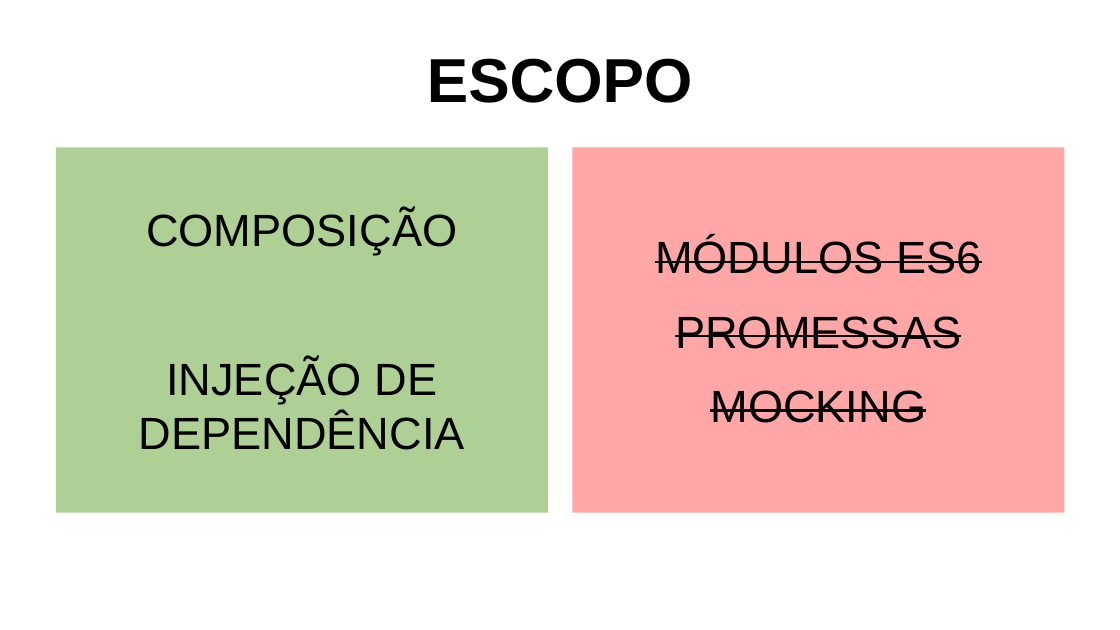
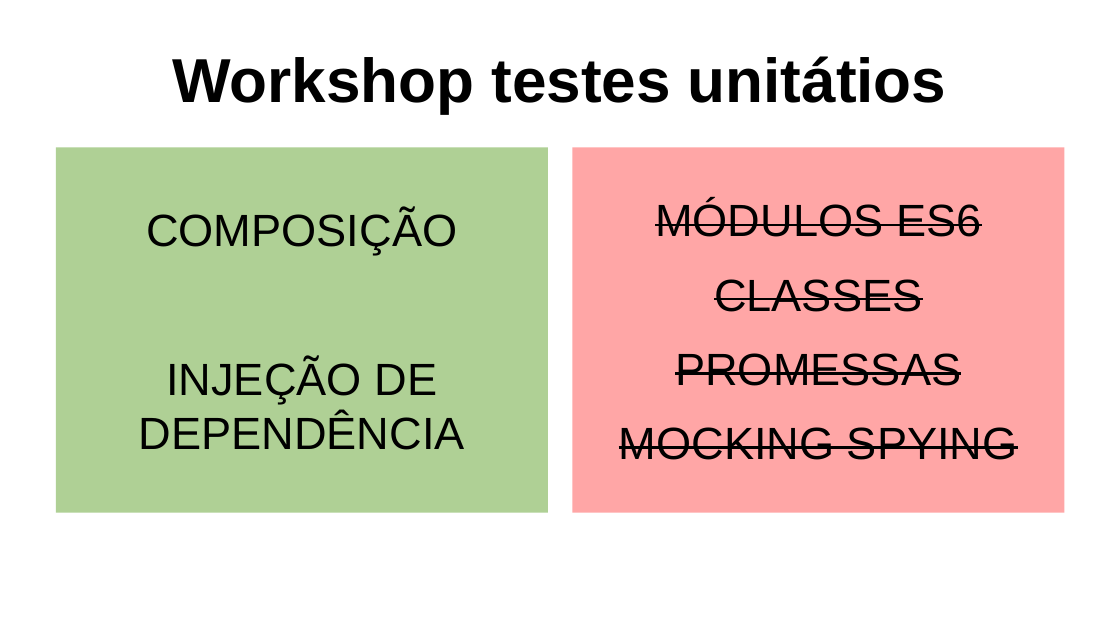
Before and after one commit to itacirgabral/specjs, a slide deck: slide 7 of apres.odp (slide 6 before the commit). Drawn at 1120x630 pixels with LibreOffice and Linux fonts; fonts in the diff are those of the drawing. Boxes give left, top, right and bottom in pixels: in the first picture for what was removed or moved away, otherwise in the second. Text is boxed around its words. In the diff, an @@ line names an element or a change of style, - is before the commit and + after.

```diff
--- a/apres.odp
+++ b/apres.odp
@@ title at box(172, 56, 946, 113): text changed @@
-ESCOPO
+Workshop testes unitátios
@@ text at box(714, 279, 922, 312): paragraph added @@
+CLASSES
@@ text at box(619, 427, 1018, 460): text changed @@
-MOCKING
+MOCKING SPYING
```
Also in this commit, not shown: 2 other slides changed, 3 slides added, 2 slides removed, 36 other files.
